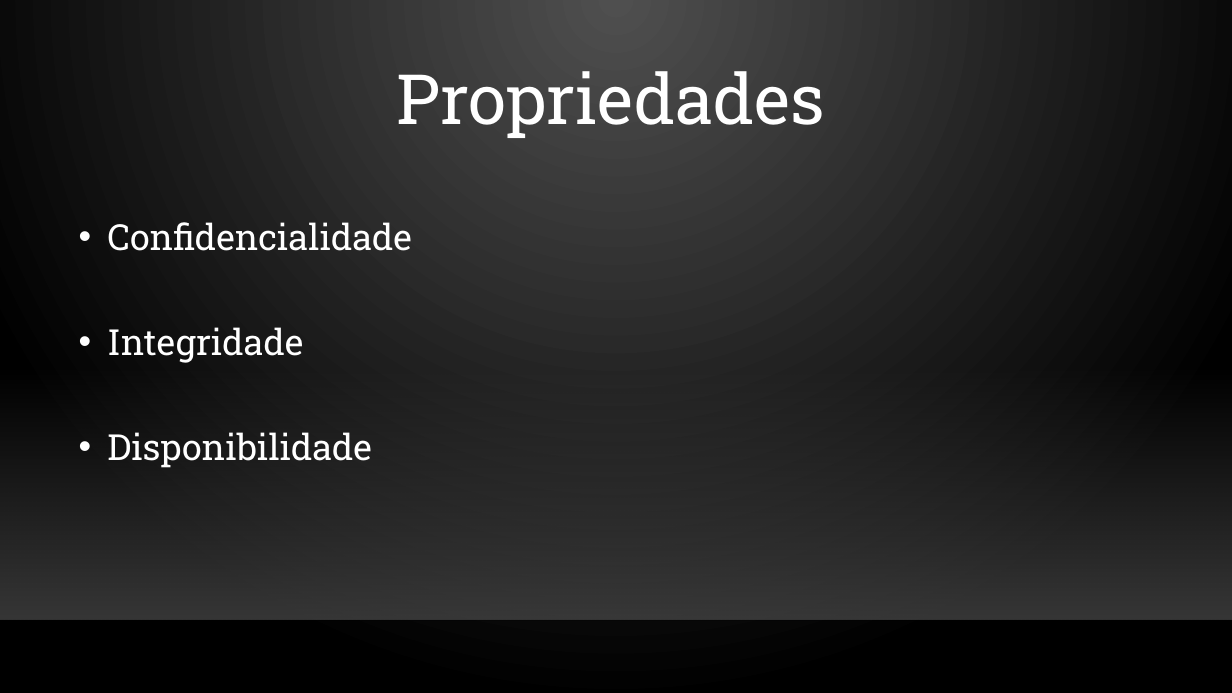
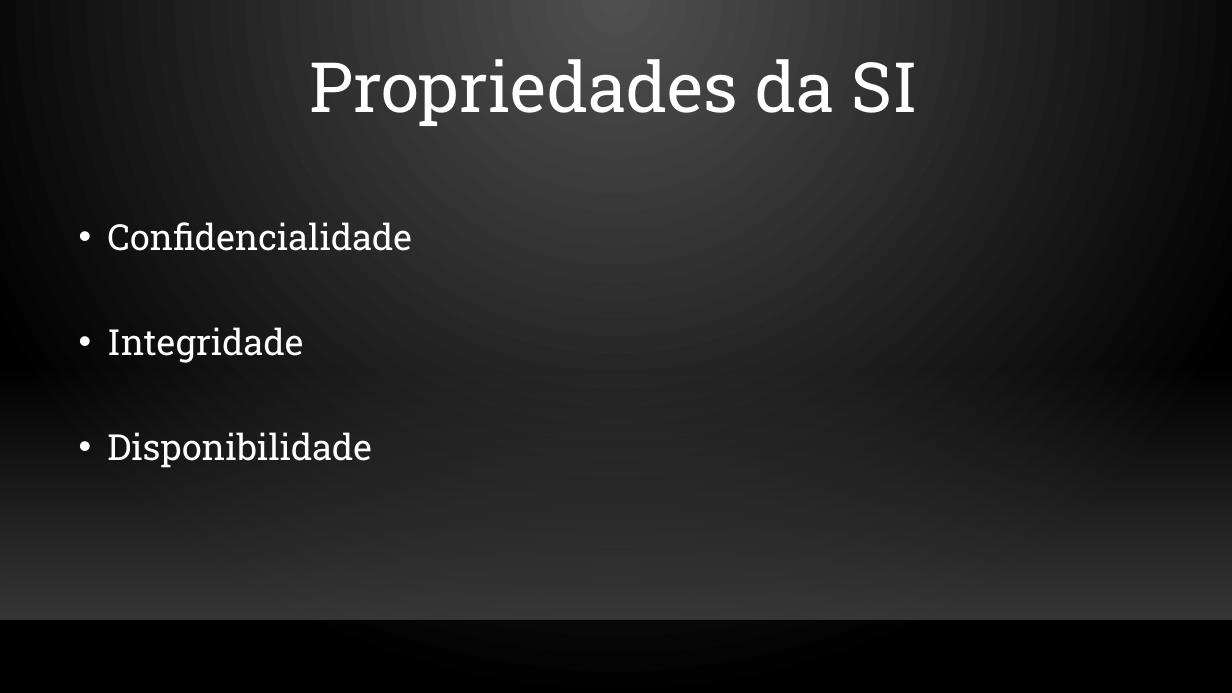
Before and after one commit to inesamil/projeto, a slide deck: slide 3 of Documentos/4. Apresentação Individual/Nuno/Apresentação.pptx. Drawn at 1232x693 pixels with LibreOffice and Linux fonts; fonts in the diff are those of the drawing; background and template pictures are left out. Boxes give left, top, right and bottom in pixels: in the first picture for what was removed or moved away, otherwise in the second. Text is boxed around its words. In the diff, an @@ line names an element or a change of style, - is before the commit and + after.

```diff
--- a/Documentos/4. Apresentação Individual/Nuno/Apresentação.pptx
+++ b/Documentos/4. Apresentação Individual/Nuno/Apresentação.pptx
@@ text at (309, 59, 919, 126): text changed @@
-Propriedades
+Propriedades da SI
```
Also in this commit, not shown: 2 other slides changed, 3 other files.
